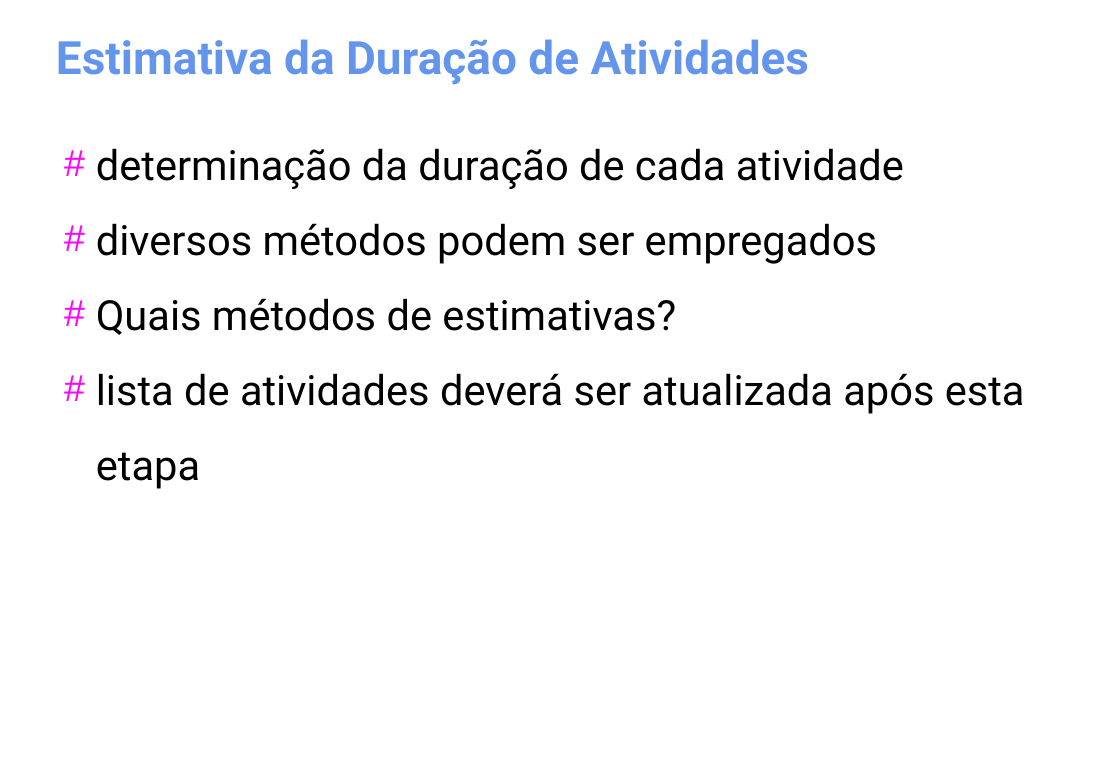
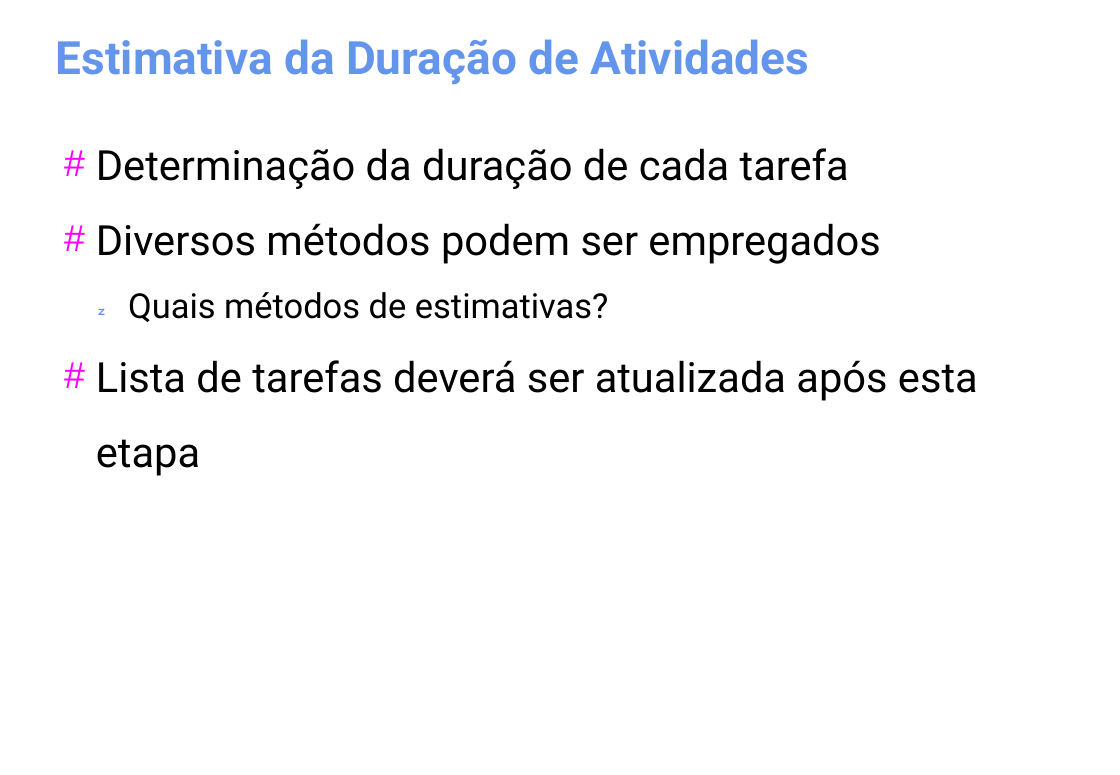
Before and after one commit to gomesluiz/gestao-de-projetos, a slide deck: slide 69 of aulas/project-aula-01.odp (slide 47 before the commit). Drawn at 1120x775 pixels with LibreOffice and Linux fonts; fonts in the diff are those of the drawing. Boxes give left, top, right and bottom in pixels: in the first picture for what was removed or moved away, otherwise in the second. Text is boxed around its words. In the diff, an @@ line names an element or a change of style, - is before the commit and + after.

```diff
--- a/aulas/project-aula-01.odp
+++ b/aulas/project-aula-01.odp
@@ text at [96,148,880,264]: text changed @@
-# determinação da duração de cada atividade
-# diversos métodos podem ser empregados
+# Determinação da duração de cada tarefa
+# Diversos métodos podem ser empregados
@@ text at [128,292,608,322]: size 29 to 24 pt in "Quais métodos de estimativas?"; bullet # to ; list level 1 to 2 in "Quais métodos de estimativas?"; bullet colour #FF00FF to #6495ED @@
@@ text at [96,360,978,476]: text changed @@
-# lista de atividades deverá ser atualizada após esta etapa
+# Lista de tarefas deverá ser atualizada após esta etapa
```
Also in this commit, not shown: 7 other slides changed, 26 slides added, 2 slides removed.
